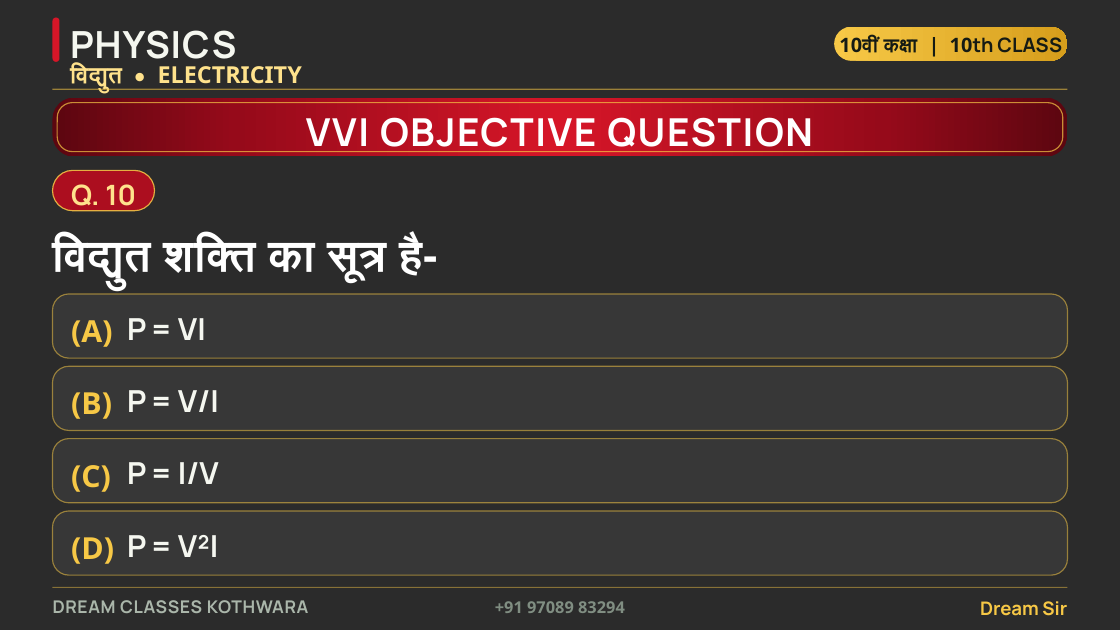
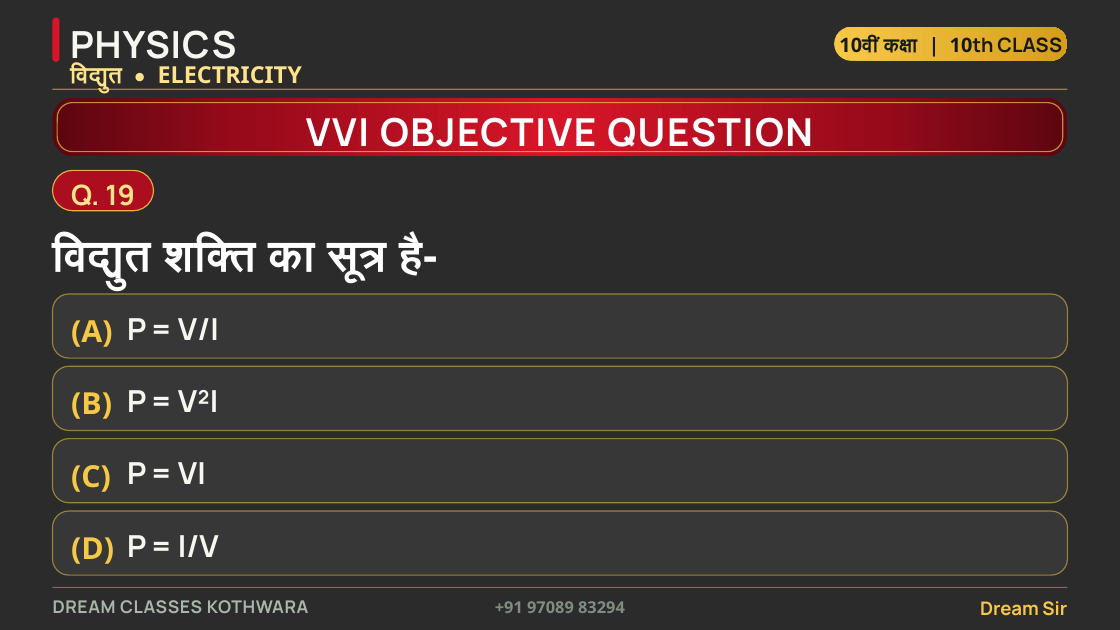
Before and after one commit to funnypawan/ppp, a slide deck: slide 21 of dream-classes-ppt/Dream_Classes_Kothwara_Physics_Ch4_Electricity_VVI_Objective.pptx (slide 12 before the commit). Drawn at 1120x630 pixels with LibreOffice and Linux fonts; fonts in the diff are those of the drawing; background and template pictures are left out; a plain dark background stands for a picture behind light text. Boxes give left, top, right and bottom in pixels: in the first picture for what was removed or moved away, otherwise in the second. Text is boxed around its words. In the diff, an @@ line names an element or a change of style, - is before the commit and + after.

```diff
--- a/dream-classes-ppt/Dream_Classes_Kothwara_Physics_Ch4_Electricity_VVI_Objective.pptx
+++ b/dream-classes-ppt/Dream_Classes_Kothwara_Physics_Ch4_Electricity_VVI_Objective.pptx
@@ text at (71, 184, 135, 212): text changed @@
-Q. 10
+Q. 19
@@ text at (127, 318, 219, 340): text changed @@
-P = VI
+P = V/I
@@ text at (127, 390, 218, 412): text changed @@
-P = V/I
+P = V²I
@@ text at (127, 462, 206, 484): text changed @@
-P = I/V
+P = VI
@@ text at (127, 535, 219, 557): text changed @@
-P = V²I
+P = I/V
```
Also in this commit, not shown: 10 other slides changed, 22 slides added, 35 other files.
